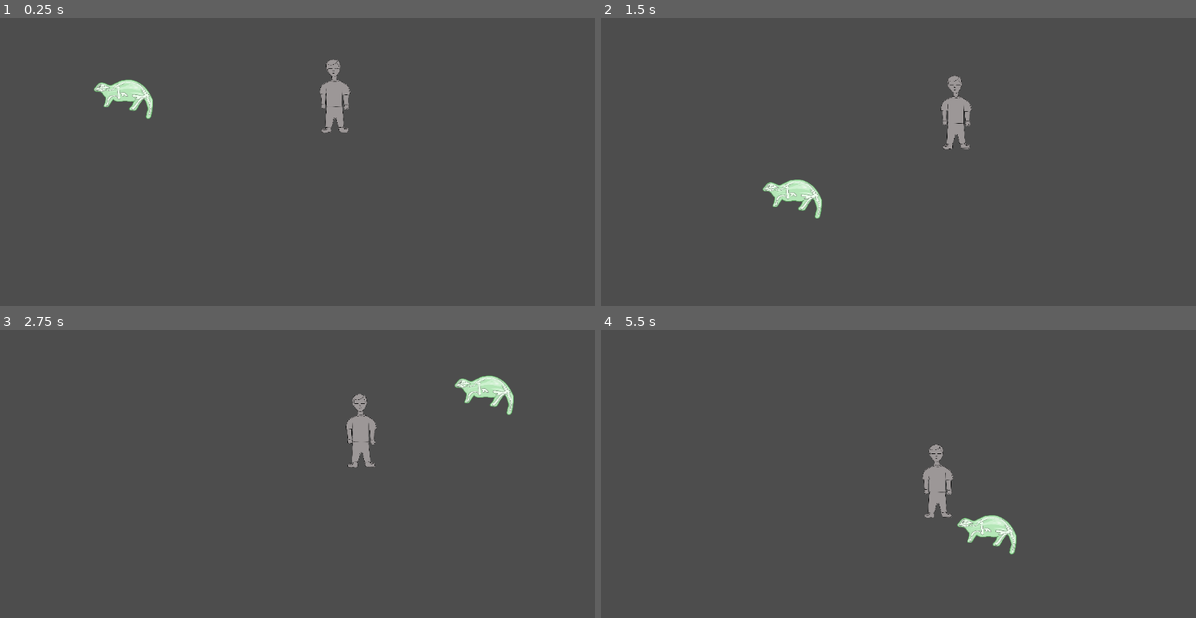
Above: before the commit, frames 1-4 (two rows, left to right).
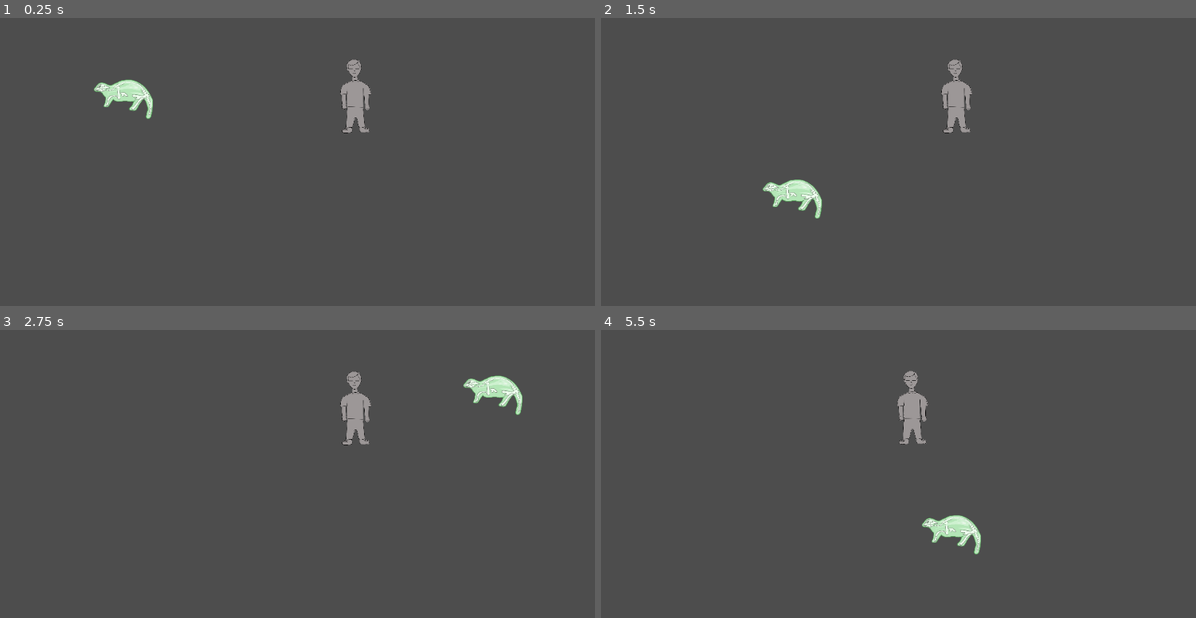
Above: after the commit, the same moments.

Repository: NickyZemenski/turtpocalypse
Game: Godot game, scene res://scene/MainGame.tscn
Two runs of this game, one before a commit and one after it. Both use one fixed random seed, a clock stepped at 60 frames per second and the inputs below.
Inputs (mouse positions are in pixels of both pictures, inside the frame that each line leads up to):
- Up to frame 1 (0.25 s): no input
- Up to frame 2 (1.5 s): move the mouse to (1059, 138) at 0.52 s; hold D (moveRight) 0.53-1.28 s; click (1059, 138) at 0.6 s; move the mouse to (791, 173) at 1.27 s; hold S (moveDown) from 1.28 s (still down); click (791, 173) at 1.35 s
- Up to frame 3 (2.75 s): move the mouse to (380, 390) at 2.02 s; release S (moveDown) at 2.03 s; hold D (moveRight) from 2.03 s (still down); click (380, 390) at 2.1 s
- Up to frame 4 (5.5 s): move the mouse to (886, 540) at 2.77 s; release D (moveRight) at 2.78 s; hold W (moveUp) 2.78-3.53 s; click (886, 540) at 2.85 s; move the mouse to (1112, 522) at 3.52 s; hold A (moveLeft) 3.53-5.03 s; click (1112, 522) at 3.6 s; move the mouse to (725, 416) at 4.27 s; click (725, 416) at 4.35 s; move the mouse to (952, 468) at 5.02 s; hold S (moveDown) from 5.03 s (still down); click (952, 468) at 5.1 s

The runs differ from the first frame. In frame 1, 1.3% of the frame differs, in the area x 53-63%, y 14-41%; in frame 2, 0.7%; in frame 3, 1.6%; in frame 4, 2.6%, in the area x 49-70%, y 14-78%.

Commit message:
third movement

Diff:
--- a/scene/Enemy.tscn
+++ b/scene/Enemy.tscn
@@ -15,3 +15,10 @@
 [node name="CollisionShape2D" type="CollisionShape2D" parent="." unique_id=747395531]
 scale = Vector2(2.6800003, 7.1599994)
 shape = SubResource("CircleShape2D_uramm")
+
+[node name="jumpTimer" type="Timer" parent="." unique_id=1126169571]
+wait_time = 3.0
+autostart = true
+
+[connection signal="ready" from="jumpTimer" to="." method="_on_jump_timer_ready"]
+[connection signal="timeout" from="jumpTimer" to="." method="_on_jump_timer_timeout"]
--- a/scene/Player.tscn
+++ b/scene/Player.tscn
@@ -15,7 +15,7 @@
 }]
 
 [sub_resource type="RectangleShape2D" id="RectangleShape2D_k8rrn"]
-size = Vector2(130, 128)
+size = Vector2(98, 64)
 
 [node name="Player" type="CharacterBody2D" unique_id=46295907]
 script = ExtResource("1_62i1b")
@@ -26,5 +26,5 @@
 animation = &"Idle"
 
 [node name="CollisionShape2D" type="CollisionShape2D" parent="." unique_id=257537205]
-position = Vector2(0, -1)
+position = Vector2(3, 8)
 shape = SubResource("RectangleShape2D_k8rrn")
--- a/scripts/enemy.gd
+++ b/scripts/enemy.gd
@@ -2,17 +2,21 @@
 
 @onready var hero =$"../Player"
 
-var speed :float = 150
+var heroPosition = 0
 
-var launchSpeed :float = 415
+var speed :float = 180
+
+var launchSpeed :float = 80
 # Called when the node enters the scene tree for the first time.
 func _ready() -> void:
-	pass # Replace with function body.
+	heroPosition = hero.position
+	 # Replace with function body.
 
 
 # Called every frame. 'delta' is the elapsed time since the previous frame.
 func _process(delta: float) -> void:
-	_MoveTowards(hero, delta)
+	#_MoveTowards(hero, delta)
+	pass
 
 func _MoveTowards(target,delta)->void:
 	if (position != target.position):
@@ -26,6 +30,15 @@
 	if (position != target.position):
 		position = position.lerp(target.position, speed* delta)
 
-func _MoveTowardsThree(target,delta)->void:
-	#if (position != target.position):
-	pass
+func _MoveTowardsThree(target)->void:
+	if (position != target):
+		var direction: Vector2 = global_position.direction_to(target)
+		global_position += direction * launchSpeed
+
+
+
+
+
+func _on_jump_timer_timeout() -> void:
+	_MoveTowardsThree(heroPosition)
+	heroPosition = hero.position
Not shown: 1 places in scene/Enemy.tscn that only renumber resources
